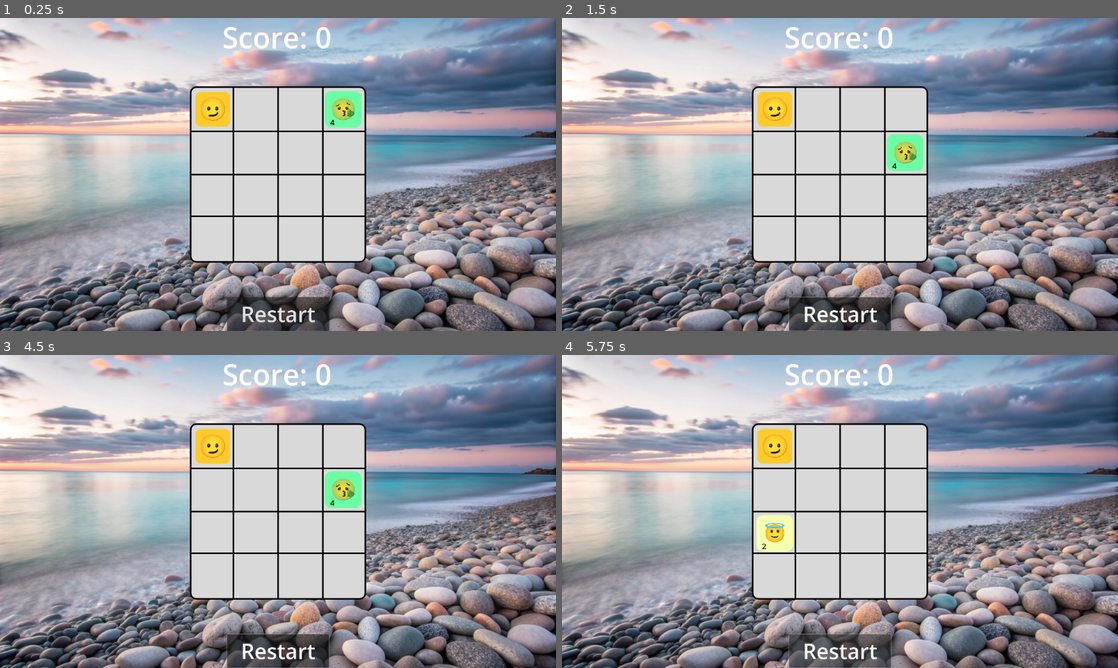
Above: before the commit, frames 1-4 (two rows, left to right).
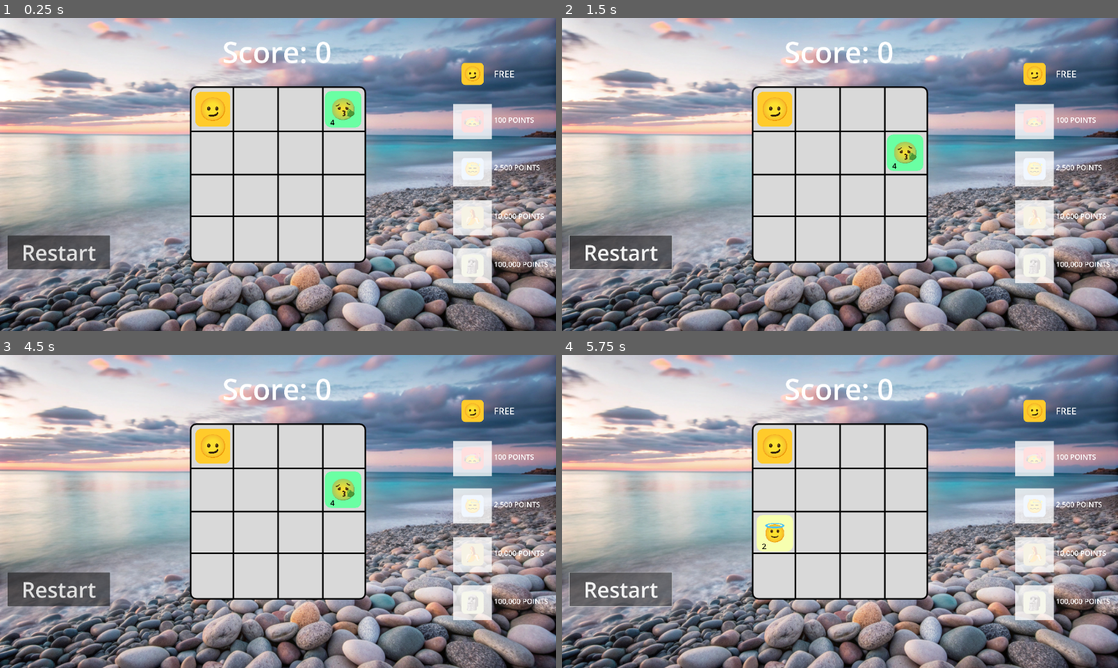
Above: after the commit, the same moments.

Repository: aeriab/gift-jam-2025
Game: Godot game, scene res://scenes/chill_game.tscn
Same seed, same stepped clock (60 frames per second), same inputs: the game is played once before the commit and once after it. Before the commit the project has no main scene; this scene is started directly in both runs. Sound files missing from this copy of the repository are replaced by a short silence.
Inputs (mouse positions are in pixels of both pictures, inside the frame that each line leads up to):
- Up to frame 1 (0.25 s): no input
- Up to frame 2 (1.5 s): click "Restart" at 0.5 s; click (1034, 121) at 1.27 s
- Up to frame 3 (4.5 s): click (472, 505) at 2.02 s; click (472, 555) at 2.77 s; click (472, 602) at 3.52 s; click (472, 411) at 4.27 s
- Up to frame 4 (5.75 s): click "Restart" at 5 s

The runs differ from the first frame. In frame 1, 8.2% of the frame differs, in the area x 1-99%, y 2-100%; in frame 2, 8.2%; in frame 3, 8.2%; in frame 4, 8.0%.

Commit message:
almost ready

Diff:
--- a/clark_scene.tscn
+++ /dev/null
@@ -1,42 +0,0 @@
-[gd_scene load_steps=10 format=3 uid="uid://bod8gr6ebn7i1"]
-
-[ext_resource type="Script" path="res://Clark Stuff 1/BouncyScene.gd" id="1_1d580"]
-[ext_resource type="Script" path="res://Clark Stuff 1/sector_bouncy.gd" id="1_v4jem"]
-[ext_resource type="PackedScene" uid="uid://dd3ds5qu477ro" path="res://Clark Stuff 1/sector.tscn" id="2_xdf0f"]
-[ext_resource type="PhysicsMaterial" uid="uid://b0o1ia0a4eq84" path="res://Clark Stuff 1/BouncePhysicsMat.tres" id="3_kh8eo"]
-[ext_resource type="Script" path="res://Clark Stuff 1/ball.gd" id="5_m64u0"]
-
-[sub_resource type="CircleShape2D" id="CircleShape2D_3nb50"]
-
-[sub_resource type="SphereMesh" id="SphereMesh_hp1k4"]
-
-[sub_resource type="Gradient" id="Gradient_mwo7p"]
-
-[sub_resource type="GradientTexture2D" id="GradientTexture2D_hpew8"]
-gradient = SubResource("Gradient_mwo7p")
-
-[node name="CircleBounce" type="Node2D" node_paths=PackedStringArray("n_gon_gen")]
-script = ExtResource("1_1d580")
-physics_material = ExtResource("3_kh8eo")
-n_gon_gen = NodePath("Sectors")
-metadata/CircleBounce = false
-
-[node name="Sectors" type="Node2D" parent="."]
-script = ExtResource("1_v4jem")
-polygon_scene = ExtResource("2_xdf0f")
-radius_increment = 20.0
-sector_size = 0.5
-
-[node name="Ball" type="RigidBody2D" parent="."]
-collision_layer = 4
-collision_mask = 4
-physics_material_override = ExtResource("3_kh8eo")
-script = ExtResource("5_m64u0")
-
-[node name="CollisionShape2D" type="CollisionShape2D" parent="Ball"]
-shape = SubResource("CircleShape2D_3nb50")
-
-[node name="MeshInstance2D" type="MeshInstance2D" parent="Ball"]
-scale = Vector2(20, 20)
-mesh = SubResource("SphereMesh_hp1k4")
-texture = SubResource("GradientTexture2D_hpew8")
--- a/cookie_clicker.gd
+++ /dev/null
@@ -1,44 +0,0 @@
-extends Node2D
-
-@export var button : Button
-
-var xMax = 356
-var yMax = 99
-
-var xMin = -576
-var yMin = -328
-
-# Called when the node enters the scene tree for the first time.
-func _ready() -> void:
-	pass # Replace with function body.
-
-
-# Called every frame. 'delta' is the elapsed time since the previous frame.
-func _process(delta: float) -> void:
-	pass
-
-
-func _on_button_pressed() -> void:
-	Globals.increase_points(1)
-	var tween = get_tree().create_tween().set_parallel()
-	tween.set_ease(Tween.EASE_OUT)
-	tween.set_trans(Tween.TRANS_CUBIC)
-
-	var xPos = randf_range(xMin, xMax)
-	var yPos = randf_range(yMin, yMax)
-	var scale = randf_range(0.01,0.05)
-
-	tween.tween_property(
-	button,
-	'position',
-	Vector2(xPos, yPos),
-	0.5
-	)
-
-	tween.tween_property(
-	button,
-	'scale',
-	Vector2(scale, scale),
-	0.5
-	)
-	pass # Replace with function body.
--- a/project.godot
+++ b/project.godot
@@ -11,6 +11,7 @@
 [application]
 
 config/name="Gift Jam 2025"
+run/main_scene="res://scenes/chill_game.tscn"
 config/features=PackedStringArray("4.3", "Forward Plus")
 config/icon="res://icon.svg"
 <<<<<<<HEADrun/main_scene="res://scenes/test_scene.tscn"
--- a/scenes/chill_game.tscn
+++ b/scenes/chill_game.tscn
@@ -1,13 +1,26 @@
-[gd_scene load_steps=7 format=3 uid="uid://png5xwsvvejc"]
-
+[gd_scene load_steps=15 format=3 uid="uid://png5xwsvvejc"]
+
+[ext_resource type="AudioStream" uid="uid://bvvwgmc3apq8b" path="res://assets/lovely_music_cropped.mp3" id="1_0jl1m"]
 [ext_resource type="Texture2D" uid="uid://cxv0dyocoj732" path="res://assets/GreyGridBackground.png" id="1_e0b1p"]
 [ext_resource type="Texture2D" uid="uid://bnxo13j4egs0s" path="res://assets/smooth-stones-beach-sunset.jpg" id="1_mueea"]
 [ext_resource type="Script" path="res://scripts/tile_spawner.gd" id="2_bqqsl"]
+[ext_resource type="Script" path="res://scripts/music_replay.gd" id="2_sbme5"]
 [ext_resource type="Texture2D" uid="uid://xlm1fotcd2es" path="res://assets/gift-jam-player.png" id="3_j6dm8"]
 [ext_resource type="Script" path="res://scripts/chill_player.gd" id="3_rjsnb"]
+[ext_resource type="AudioStream" uid="uid://dudbyonbju7ls" path="res://assets/whoosh_cropped.mp3" id="5_fw73q"]
 [ext_resource type="Script" path="res://scripts/restart_button.gd" id="5_nocda"]
+[ext_resource type="AudioStream" uid="uid://d052cemyw24rw" path="res://assets/success_cropped.mp3" id="8_4a6n3"]
+[ext_resource type="Texture2D" uid="uid://doe6u1w1iop38" path="res://assets/emoji_tiles/gift-jam-player2.png" id="10_s3biq"]
+[ext_resource type="Texture2D" uid="uid://cgo10qxx5ujbo" path="res://assets/emoji_tiles/gift-jam-player3.png" id="11_fsscp"]
+[ext_resource type="Texture2D" uid="uid://8vprcdtwpsb" path="res://assets/emoji_tiles/gift-jam-player4.png" id="12_ywo3l"]
+[ext_resource type="Texture2D" uid="uid://byp4sf7f6q4jm" path="res://assets/emoji_tiles/gift-jam-player5.png" id="13_1d0fo"]
 
 [node name="chillGame" type="Node2D"]
+
+[node name="AudioStreamPlayer" type="AudioStreamPlayer" parent="."]
+stream = ExtResource("1_0jl1m")
+autoplay = true
+script = ExtResource("2_sbme5")
 
 [node name="Smooth-stones-beach-sunset" type="Sprite2D" parent="."]
 texture_filter = 2
@@ -15,10 +28,11 @@
 texture = ExtResource("1_mueea")
 
 [node name="Score" type="Label" parent="."]
+process_mode = 3
 offset_left = -459.0
-offset_top = -814.0
+offset_top = -738.0
 offset_right = 449.0
-offset_bottom = -609.0
+offset_bottom = -533.0
 theme_override_font_sizes/font_size = 150
 text = "Score: 0"
 horizontal_alignment = 1
@@ -29,8 +43,9 @@
 [node name="ControlParent" type="Control" parent="."]
 layout_mode = 3
 anchors_preset = 0
+offset_top = 76.0
 offset_right = 40.0
-offset_bottom = 40.0
+offset_bottom = 116.0
 
 [node name="Player" type="Node2D" parent="."]
 z_index = 1
@@ -41,13 +56,54 @@
 scale = Vector2(0.26, 0.26)
 texture = ExtResource("3_j6dm8")
 
+[node name="AudioStreamPlayer" type="AudioStreamPlayer" parent="Player"]
+stream = ExtResource("5_fw73q")
+volume_db = -20.0
+pitch_scale = 1.3
+
+[node name="AudioStreamPlayer2" type="AudioStreamPlayer" parent="Player"]
+stream = ExtResource("5_fw73q")
+volume_db = -20.0
+pitch_scale = 1.3
+
+[node name="AudioStreamPlayer3" type="AudioStreamPlayer" parent="Player"]
+stream = ExtResource("5_fw73q")
+volume_db = -20.0
+pitch_scale = 1.3
+
+[node name="AudioStreamPlayer4" type="AudioStreamPlayer" parent="Player"]
+stream = ExtResource("5_fw73q")
+volume_db = -20.0
+pitch_scale = 1.3
+
+[node name="AudioStreamPlayer5" type="AudioStreamPlayer" parent="Player"]
+stream = ExtResource("5_fw73q")
+volume_db = -20.0
+pitch_scale = 1.3
+
+[node name="AudioStreamPlayer6" type="AudioStreamPlayer" parent="Player"]
+stream = ExtResource("5_fw73q")
+volume_db = -20.0
+pitch_scale = 1.3
+
 [node name="GreyGrid" type="Sprite2D" parent="."]
 texture = ExtResource("1_e0b1p")
 script = ExtResource("2_bqqsl")
 
-[node name="ColorRect" type="ColorRect" parent="."]
+[node name="combineSound" type="Node2D" parent="."]
+position = Vector2(0, 76)
+
+[node name="AudioStreamPlayer" type="AudioStreamPlayer" parent="combineSound"]
+stream = ExtResource("8_4a6n3")
+pitch_scale = 5.0
+
+[node name="deadPopup" type="Node2D" parent="."]
 visible = false
-z_index = 3
+z_index = 1
+
+[node name="ColorRect" type="ColorRect" parent="deadPopup"]
+process_mode = 3
+z_index = 2
 offset_left = -3171.0
 offset_top = -3156.0
 offset_right = -3131.0
@@ -55,13 +111,12 @@
 scale = Vector2(239.559, 239.559)
 color = Color(0, 0, 0, 0.243137)
 
-[node name="GameOverLabel" type="Label" parent="."]
-visible = false
-z_index = 4
-offset_left = -581.0
-offset_top = -155.0
-offset_right = 566.0
-offset_bottom = 118.0
+[node name="GameOverLabel" type="Label" parent="deadPopup"]
+z_index = 3
+offset_left = -593.0
+offset_top = -158.0
+offset_right = 554.0
+offset_bottom = 115.0
 theme_override_font_sizes/font_size = 200
 text = "GAME OVER"
 horizontal_alignment = 1
@@ -69,12 +124,139 @@
 [node name="RestartButton" type="Button" parent="."]
 process_mode = 3
 z_index = 5
-offset_left = -264.0
-offset_top = 634.0
-offset_right = 266.0
-offset_bottom = 809.0
+offset_left = -1400.0
+offset_top = 316.0
+offset_right = -870.0
+offset_bottom = 491.0
 theme_override_font_sizes/font_size = 110
 text = "Restart"
 script = ExtResource("5_nocda")
 
+[node name="TextureButton" type="TextureButton" parent="."]
+offset_left = 929.0
+offset_top = -334.0
+offset_right = 1889.0
+offset_bottom = 386.0
+scale = Vector2(0.164466, 0.164466)
+texture_normal = ExtResource("10_s3biq")
+
+[node name="CharOneBlock" type="ColorRect" parent="."]
+offset_left = 907.0
+offset_top = -365.0
+offset_right = 960.0
+offset_bottom = -317.0
+scale = Vector2(3.78139, 3.78139)
+color = Color(1, 1, 1, 0.784314)
+
+[node name="points_1000" type="Label" parent="CharOneBlock"]
+layout_mode = 0
+offset_left = 55.7995
+offset_top = 15.3382
+offset_right = 612.799
+offset_bottom = 152.338
+scale = Vector2(0.0984051, 0.0984051)
+theme_override_font_sizes/font_size = 100
+text = "100 POINTS"
+
+[node name="TextureButton2" type="TextureButton" parent="."]
+offset_left = 929.0
+offset_top = -88.0
+offset_right = 1889.0
+offset_bottom = 632.0
+scale = Vector2(0.164466, 0.164466)
+texture_normal = ExtResource("11_fsscp")
+
+[node name="CharOneBlock2" type="ColorRect" parent="."]
+offset_left = 907.0
+offset_top = -119.0
+offset_right = 960.0
+offset_bottom = -71.0
+scale = Vector2(3.78139, 3.78139)
+color = Color(1, 1, 1, 0.784314)
+
+[node name="points_1000" type="Label" parent="CharOneBlock2"]
+layout_mode = 0
+offset_left = 55.7995
+offset_top = 15.3382
+offset_right = 612.799
+offset_bottom = 152.338
+scale = Vector2(0.0984051, 0.0984051)
+theme_override_font_sizes/font_size = 100
+text = "2,500 POINTS"
+
+[node name="TextureButton3" type="TextureButton" parent="."]
+offset_left = 929.0
+offset_top = 164.0
+offset_right = 1889.0
+offset_bottom = 884.0
+scale = Vector2(0.164466, 0.164466)
+texture_normal = ExtResource("12_ywo3l")
+
+[node name="CharOneBlock3" type="ColorRect" parent="."]
+offset_left = 907.0
+offset_top = 133.0
+offset_right = 960.0
+offset_bottom = 181.0
+scale = Vector2(3.78139, 3.78139)
+color = Color(1, 1, 1, 0.784314)
+
+[node name="points_1000" type="Label" parent="CharOneBlock3"]
+layout_mode = 0
+offset_left = 55.7995
+offset_top = 15.3382
+offset_right = 612.799
+offset_bottom = 152.338
+scale = Vector2(0.0984051, 0.0984051)
+theme_override_font_sizes/font_size = 100
+text = "10,000 POINTS"
+
+[node name="TextureButton4" type="TextureButton" parent="."]
+offset_left = 929.0
+offset_top = 413.0
+offset_right = 1889.0
+offset_bottom = 1133.0
+scale = Vector2(0.164466, 0.164466)
+texture_normal = ExtResource("13_1d0fo")
+
+[node name="CharOneBlock4" type="ColorRect" parent="."]
+offset_left = 907.0
+offset_top = 382.0
+offset_right = 960.0
+offset_bottom = 430.0
+scale = Vector2(3.78139, 3.78139)
+color = Color(1, 1, 1, 0.784314)
+
+[node name="points_1000" type="Label" parent="CharOneBlock4"]
+layout_mode = 0
+offset_left = 55.7995
+offset_top = 15.3382
+offset_right = 612.799
+offset_bottom = 152.338
+scale = Vector2(0.0984051, 0.0984051)
+theme_override_font_sizes/font_size = 100
+text = "100,000 POINTS"
+
+[node name="TextureButton5" type="TextureButton" parent="."]
+offset_left = 929.0
+offset_top = -580.0
+offset_right = 1889.0
+offset_bottom = 140.0
+scale = Vector2(0.164466, 0.164466)
+texture_normal = ExtResource("3_j6dm8")
+
+[node name="points_1000" type="Label" parent="."]
+offset_left = 1118.0
+offset_top = -553.0
+offset_right = 1675.0
+offset_bottom = -416.0
+scale = Vector2(0.0984051, 0.0984051)
+theme_override_font_sizes/font_size = 475
+text = "FREE"
+
+[connection signal="finished" from="AudioStreamPlayer" to="AudioStreamPlayer" method="_on_finished"]
 [connection signal="pressed" from="RestartButton" to="RestartButton" method="_on_pressed"]
+[connection signal="pressed" from="TextureButton" to="Player" method="_on_texture_button_pressed"]
+[connection signal="pressed" from="TextureButton2" to="Player" method="_on_texture_button_2_pressed"]
+[connection signal="pressed" from="TextureButton3" to="Player" method="_on_texture_button_3_pressed"]
+[connection signal="pressed" from="TextureButton4" to="Player" method="_on_texture_button_4_pressed"]
+[connection signal="pressed" from="TextureButton5" to="Player" method="_on_texture_button_5_pressed"]
--- a/scripts/chill_player.gd
+++ b/scripts/chill_player.gd
@@ -6,6 +6,12 @@
 
 var normed_pos = Vector2(1,1)
 @onready var grey_grid = $"../GreyGrid"
+@onready var audio_stream_player = $AudioStreamPlayer
+@onready var audio_stream_player_2 = $AudioStreamPlayer2
+@onready var audio_stream_player_3 = $AudioStreamPlayer3
+@onready var audio_stream_player_4 = $AudioStreamPlayer4
+@onready var audio_stream_player_5 = $AudioStreamPlayer5
+@onready var audio_stream_player_6 = $AudioStreamPlayer6
 
 func restart():
 	desired_pos = Vector2(-337.5,-337.5)
@@ -15,10 +21,33 @@
 func _ready():
 	new_norm_pos()
 
-#grey_grid.move_player(normed_pos.y,normed_pos.x,Vector2(0,-1))
+@onready var char_one_block = $"../CharOneBlock"
+@onready var char_one_block_2 = $"../CharOneBlock2"
+@onready var char_one_block_3 = $"../CharOneBlock3"
+@onready var char_one_block_4 = $"../CharOneBlock4"
 
-# Called every frame. 'delta' is the elapsed time since the previous frame.
+var char_one_free:bool = false
+var char_two_free:bool = false
+var char_three_free:bool = false
+var char_four_free:bool = false
+
+
 func _process(delta):
+	if Globals.points >= 100 and !char_one_free:
+		char_one_block.queue_free()
+		char_one_free = true
+	if Globals.points >= 2500 and !char_two_free:
+		char_one_block_2.queue_free()
+		char_two_free = true
+	if Globals.points >= 10000 and !char_three_free:
+		char_one_block_3.queue_free()
+		char_three_free = true
+	if Globals.points >= 100000 and !char_four_free:
+		char_one_block_4.queue_free()
+		char_four_free = true
+
+
+
 	if Input.is_action_just_pressed("ui_down") && grey_grid.move_player(normed_pos.x,normed_pos.y,Vector2(0,-1)):
 		Globals.player_moved = "down"
 		desired_pos.y += 225
@@ -39,8 +68,28 @@
 	position = position.lerp(desired_pos, delta * FOLLOW_SPEED)
 
 	Globals.player_pos = desired_pos
+const PITCH_MIN = 1.0
+const PITCH_MAX = 1.5
+func moving_actions():
+	if !audio_stream_player.playing:
+		audio_stream_player.pitch_scale = randf_range(PITCH_MIN,PITCH_MAX)
+		audio_stream_player.play()
+	elif !audio_stream_player_2.playing:
+		audio_stream_player_2.pitch_scale = randf_range(PITCH_MIN,PITCH_MAX)
+		audio_stream_player_2.play()
+	elif !audio_stream_player_3.playing:
+		audio_stream_player_3.pitch_scale = randf_range(PITCH_MIN,PITCH_MAX)
+		audio_stream_player_3.play()
+	elif !audio_stream_player_4.playing:
+		audio_stream_player_4.pitch_scale = randf_range(PITCH_MIN,PITCH_MAX)
+		audio_stream_player_4.play()
+	elif !audio_stream_player_5.playing:
+		audio_stream_player_5.pitch_scale = randf_range(PITCH_MIN,PITCH_MAX)
+		audio_stream_player_5.play()
+	elif !audio_stream_player_6.playing:
+		audio_stream_player_6.pitch_scale = randf_range(PITCH_MIN,PITCH_MAX)
+		audio_stream_player_6.play()
 
-func moving_actions():
 	Globals.move_cycle += 1
 	new_norm_pos()
 
@@ -50,3 +99,33 @@
 	normed_pos.x = (desired_pos.x / 225.0) + 2.5
 	normed_pos.y = (desired_pos.y / 225.0) + 2.5
 	#Globals.matrix[normed_pos.y][normed_pos.x] = -1
+
+@onready var gift_jam_player = $"Gift-jam-player"
+const GIFT_JAM_PLAYER = preload("res://assets/gift-jam-player.png")
+const GIFT_JAM_PLAYER_2 = preload("res://assets/emoji_tiles/gift-jam-player2.png")
+const GIFT_JAM_PLAYER_3 = preload("res://assets/emoji_tiles/gift-jam-player3.png")
+const GIFT_JAM_PLAYER_4 = preload("res://assets/emoji_tiles/gift-jam-player4.png")
+const GIFT_JAM_PLAYER_5 = preload("res://assets/emoji_tiles/gift-jam-player5.png")
+
+func _on_texture_button_pressed():
+	gift_jam_player.texture = GIFT_JAM_PLAYER_2
+	print("party skin")
+
+
+func _on_texture_button_2_pressed():
+	gift_jam_player.texture = GIFT_JAM_PLAYER_3
+	print("dazed skin")
+
+
+func _on_texture_button_3_pressed():
+	gift_jam_player.texture = GIFT_JAM_PLAYER_4
+	print("hotdog skin")
+
+
+func _on_texture_button_4_pressed():
+	gift_jam_player.texture = GIFT_JAM_PLAYER_5
+	print("skibidi skin")
+
+func _on_texture_button_5_pressed():
+	gift_jam_player.texture = GIFT_JAM_PLAYER
+	print("basic skin")
--- /dev/null
+++ b/scripts/music_replay.gd
@@ -0,0 +1,6 @@
+extends AudioStreamPlayer
+
+
+
+func _on_finished():
+	play()
--- a/scripts/restart_button.gd
+++ b/scripts/restart_button.gd
@@ -2,14 +2,12 @@
 
 @onready var player = $"../Player"
 @onready var grey_grid = $"../GreyGrid"
-@onready var color_rect = $"../ColorRect"
-@onready var game_over_label = $"../GameOverLabel"
+@onready var dead_popup = $"../deadPopup"
 
 
 
 func _on_pressed():
-	color_rect.visible = false
-	game_over_label.visible = false
+	dead_popup.visible = false
 	get_tree().paused = false
 	player.restart()
 	grey_grid.restart()
--- /dev/null
+++ b/scripts/texture_button.gd
@@ -0,0 +1,11 @@
+extends TextureButton
+
+
+# Called when the node enters the scene tree for the first time.
+func _ready():
+	pass # Replace with function body.
+
+
+# Called every frame. 'delta' is the elapsed time since the previous frame.
+func _process(delta):
+	pass
--- a/scripts/tile_spawner.gd
+++ b/scripts/tile_spawner.gd
@@ -4,6 +4,7 @@
 @onready var score = $"../Score"
 
 var tile_1 = preload("res://scenes/tile_1.tscn")
+@onready var audio_stream_player = $"../combineSound/AudioStreamPlayer"
 
 # Called when the node enters the scene tree for the first time.
 func _ready():
@@ -36,42 +37,18 @@
 	Globals.matrix=[[0,0,0,0,0,0],[0,-1,0,0,0,0],[0,0,0,0,0,0],[0,0,0,0,0,0],[0,0,0,0,0,0],[0,0,0,0,0,0]]
 	Globals.player_pos=Vector2(-337.5,-337.5)
 	Globals.player_moved="down"
-	Globals.move_cycle = 6
+	Globals.move_cycle = 8
 
-@onready var color_rect = $"../ColorRect"
-@onready var game_over_label = $"../GameOverLabel"
+@onready var dead_popup = $"../deadPopup"
 
 func generate_tile():
 	var rand_open_tile = get_random_vector2(find_zero_positions(Globals.matrix))
 	if rand_open_tile == Vector2(0,0):
 		get_tree().paused = true
-		color_rect.visible = true
-		game_over_label = true
+		dead_popup.visible = true
 		print("GAME OVER")
-	var game_is_over = true
-	for i in range(4):
-		for j in range(4):
-			print(Globals.matrix[i+1][j+1])
-			if Globals.matrix[i+1][j+1] == 0:
-				game_is_over = false
-
-	if game_is_over:
-		game_over_label = true
-		get_tree().paused = true
-		color_rect.visible = true
-		print("GAME OVER")
-
-	spawn_tile(randi_range(1,2), rand_open_tile)
-	#print(rand_open_tile)
-	#for i in range(1):
-		#var random_x_start = randi_range(0,3)
-		#var random_y_start = randi_range(0,3)
-		#for y in range(6):
-			#for x in range(6):
-				#if y == random_y_start and x == random_x_start:
-					#var tile_birth_size: int = randi_range(1,2)
-					#spawn_tile(tile_birth_size,x,y)
-					#print("birth: " + str(tile_birth_size) + " x: " + str(x) + " y: " + str(y))
+	else:
+		spawn_tile(randi_range(1,2), rand_open_tile)
 
 func spawn_tile(size, pos):
 	var tile = tile_1.instantiate()
@@ -84,7 +61,7 @@
 
 # Called every frame. 'delta' is the elapsed time since the previous frame.
 func _process(delta):
-	if Globals.move_cycle >= 6:
+	if Globals.move_cycle >= 8:
 		Globals.move_cycle = 0
 		generate_tile()
 		##print(" ")
@@ -101,6 +78,10 @@
 		print(Globals.matrix[5])
 		print(" ")
 
+func play_sound(size):
+	audio_stream_player.pitch_scale = 5.0 / float(size - 1.0)
+	audio_stream_player.play()
+
 func push_boxes(box_row, box_col, direction):
 	var delta_row = direction.x
 	var delta_col = direction.y
@@ -114,6 +95,7 @@
 			if Globals.matrix[next_col][next_row] == Globals.matrix[box_col][box_row]:
 				Globals.increase_points(pow(2,Globals.matrix[next_col][next_row] + 1))
 				score.text = "Score: " + str(Globals.points)
+				play_sound(Globals.matrix[next_col][next_row] + 1)
 				Globals.tell_box_to_move(box_row,box_col,direction)
 				Globals.tell_box_to_upgrade(next_row,next_col)
 				Globals.matrix[next_col][next_row] = Globals.matrix[next_col][next_row] + 1
Binary file added: assets/emoji_tiles/gift-jam-player2.png
Not shown, added: assets/emoji_tiles/gift-jam-player2.png.import
Binary file added: assets/emoji_tiles/gift-jam-player3.png
Not shown, added: assets/emoji_tiles/gift-jam-player3.png.import
Binary file added: assets/emoji_tiles/gift-jam-player4.png
Not shown, added: assets/emoji_tiles/gift-jam-player4.png.import
Binary file added: assets/emoji_tiles/gift-jam-player5.png
Not shown, added: assets/emoji_tiles/gift-jam-player5.png.import
Not shown, added: assets/lovely_music.mp3.import
Not shown, added: assets/lovely_music_cropped.mp3.import
Not shown, added: assets/success_cropped.mp3.import
Not shown, added: assets/whoosh_cropped.mp3.import
(and 4 more such lines)
